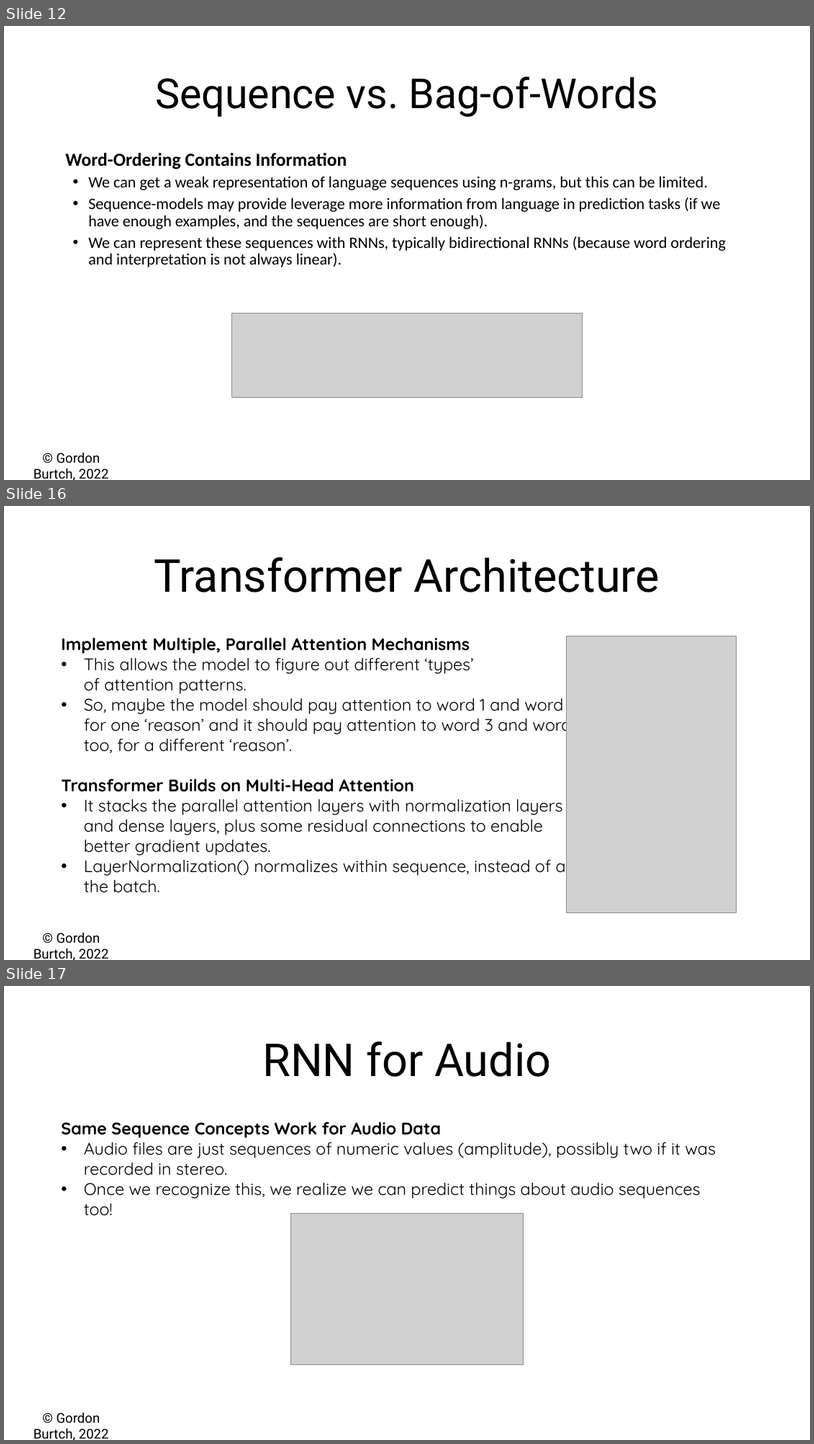
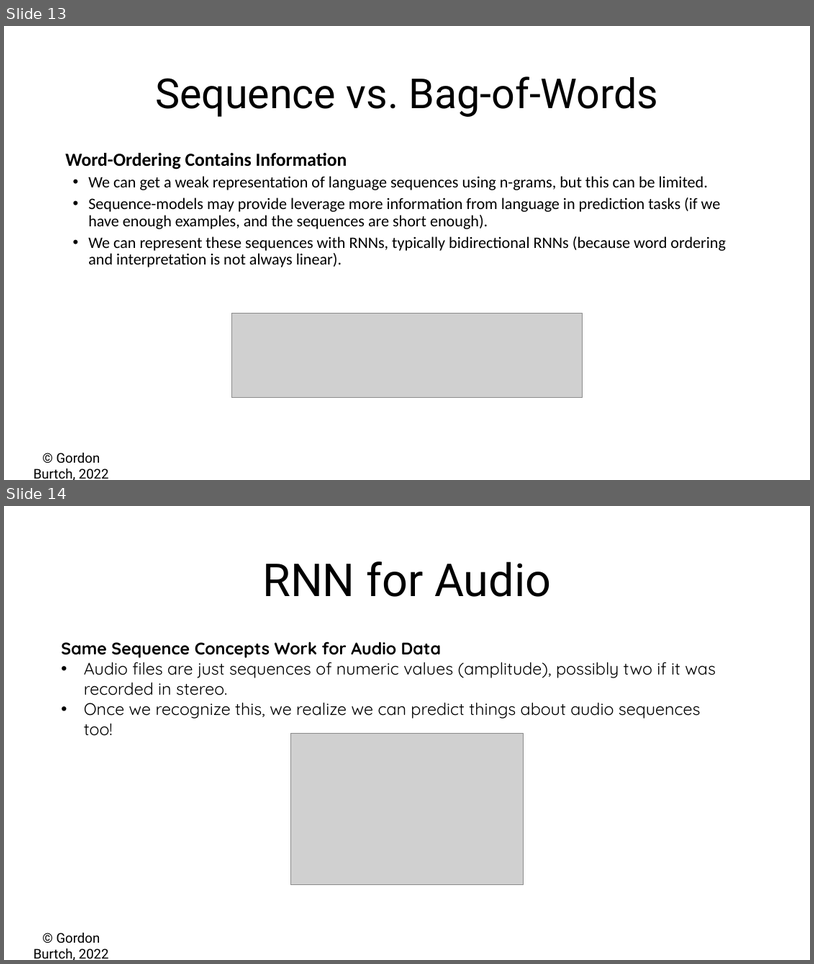
Before and after one commit to gburtch/BA865-2023, a slide deck: Lecture Materials/E/7_b - RNNs for Text.pptx. Shown one above the other, each under a label of ours: slides 12, 16 and 17 before the commit, slides 13 and 14 after it; the slides between them are not shown. The pictures are 814x1444 and 814x964 pixels, drawn with LibreOffice and Linux fonts; fonts in the diff are those of the drawing; grey boxes stand for pictures. Boxes give left, top, right and bottom in pixels: in the first picture for what was removed or moved away, otherwise in the second. Text is boxed around its words. In the diff, an @@ line names an element or a change of style, - is before the commit and + after.

```diff
--- a/Lecture Materials/E/7_b - RNNs for Text.pptx
+++ b/Lecture Materials/E/7_b - RNNs for Text.pptx
@@ slide 16 removed at [4,506,810,960], background #FFFFFF; not listed: 1 template element that a slide beside it also shows @@
@@ text removed at [154,557,660,592] @@
-Transformer Architecture
@@ text removed at [61,637,607,893] @@
-Implement Multiple, Parallel Attention Mechanisms
-• This allows the model to figure out different ‘types’
-  of attention patterns.
-• So, maybe the model should pay attention to word 1 and word 4
-  for one ‘reason’ and it should pay attention to word 3 and word 8
-  too, for a different ‘reason’.
-Transformer Builds on Multi-Head Attention
-• It stacks the parallel attention layers with normalization layers
-  and dense layers, plus some residual connections to enable
-  better gradient updates.
-• LayerNormalization() normalizes within sequence, instead of across
-  the batch.
@@ picture removed at [566,636,736,913] @@
@@ what was slide 12 is now slide 13 @@
@@ what was slide 17 is now slide 14 @@
```
Also in this commit, not shown: 2 slides changed, 1 slide added, 3 other slides removed, 11 other files.
